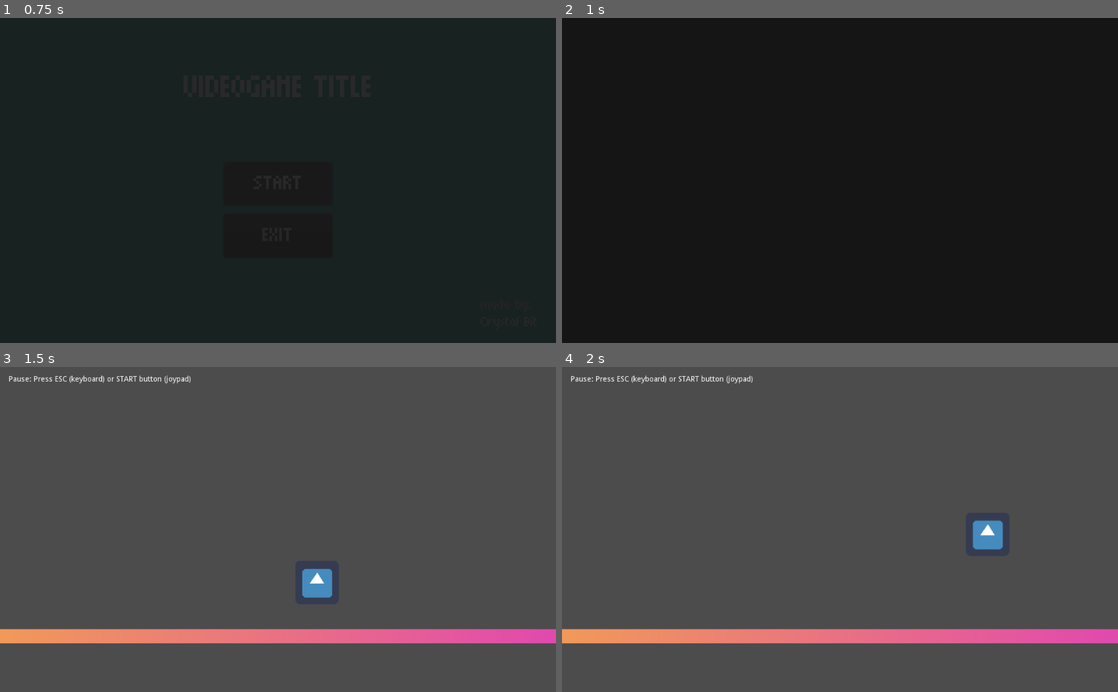
Above: before the commit, frames 1-4 (two rows, left to right).
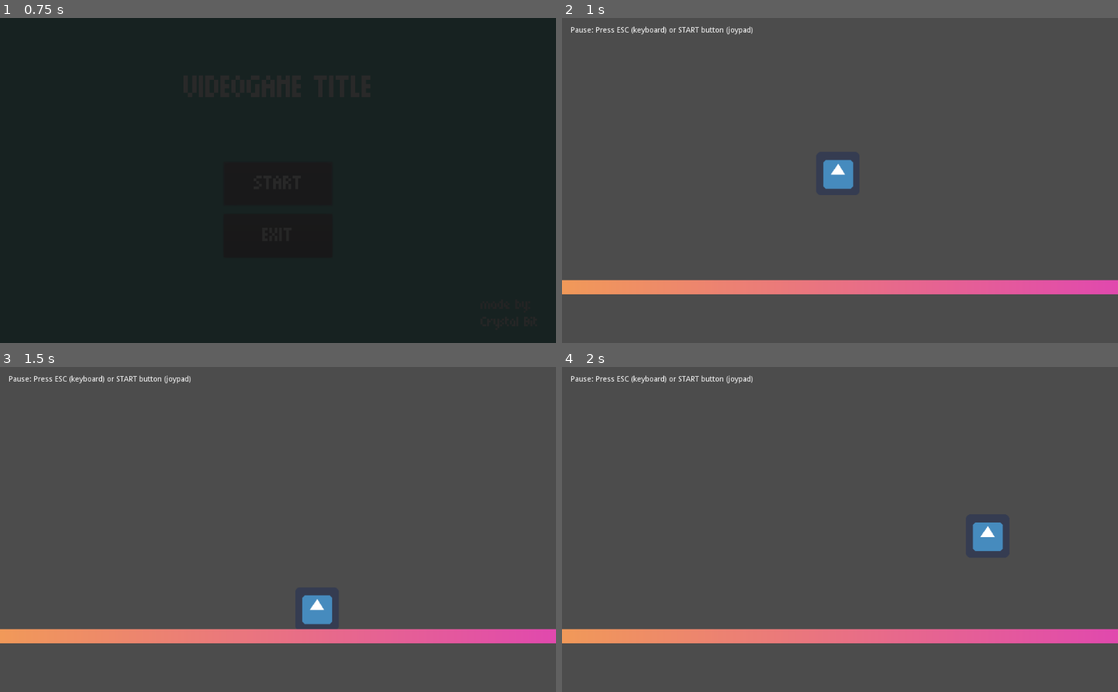
Above: after the commit, the same moments.

Repository: crystal-bit/godot-game-template
Game: Godot game, scene res://scenes/main.tscn
Same seed, same stepped clock (60 frames per second), same inputs: the game is played once before the commit and once after it. The engine's default icon, where the game draws it, is replaced by a stand-in: a white triangle on a blue panel in a dark square.
Inputs:
- Up to frame 1 (0.75 s): click "START" at 0.5 s
- Up to frame 2 (1 s): no input
- Up to frame 3 (1.5 s): hold Right (ui_right) from 1.28 s (still down)
- Up to frame 4 (2 s): keep holding Right (ui_right); tap Up (ui_up) at 1.52 s

Frame 1 is identical in both runs. In frame 2, 100% of the frame differs, in the area x 0-100%, y 0-100%; in frame 3, 0.9%; in frame 4, 0.1%.

Commit message:
First working version

Diff:
--- a/autoload/game.gd
+++ b/autoload/game.gd
@@ -23,7 +23,8 @@
 
 
 func change_scene(new_scene, params= {}):
-	Scenes._change_scene(new_scene, params)
+#	Scenes._change_scene(new_scene, params)
+	Scenes._change_scene_multithread(new_scene, params)
 
 
 func reparent_node(node: Node2D, new_parent, update_transform = true):
--- a/autoload/scenes.gd
+++ b/autoload/scenes.gd
@@ -9,15 +9,18 @@
 const minimum_load_time = 300 #ms
 
 var main: Main
-
-
-func _set_main_node(node: Main):
-	main = node
+var loader
+var wait_frames := 0
+var time_max = 100 # msec
 
 
 func _ready():
 	if main == null:
 		call_deferred("_force_load")
+
+
+func _set_main_node(node: Main):
+	main = node
 
 
 func _force_load():
@@ -36,6 +39,73 @@
 	if played_scene.has_method("start"):
 		played_scene.start()
 	played_scene.owner = main
+
+
+func _change_scene_multithread(new_scene: String, params = {}):
+	var transitions: Transitions = main.transitions
+	loader = ResourceLoader.load_interactive(new_scene)
+	if loader == null: # Check for errors.
+		print("Error while initializing ResourceLoader")
+		return
+	get_tree().paused = true
+	pause_mode = Node.PAUSE_MODE_PROCESS
+	set_process(true)
+	transitions.fade_in()
+	yield(transitions.anim, "animation_finished")
+	wait_frames = 1
+
+
+func _process(delta: float) -> void:
+	if loader == null:
+		# no need to process anymore
+		set_process(false)
+		return
+
+	# Wait for frames to let the "loading" animation show up.
+	if wait_frames > 0:
+		wait_frames -= 1
+		return
+
+	var t = OS.get_ticks_msec()
+	# Use "time_max" to control for how long we block this thread.
+	while OS.get_ticks_msec() < t + time_max:
+		# Poll your loader.
+		var err = loader.poll()
+		if err == ERR_FILE_EOF: # Finished loading.
+			var resource = loader.get_resource()
+			loader = null
+			if main.transitions.playing():
+				yield(main.transitions.anim, "animation_finished")
+			_set_new_scene(resource)
+			break
+		elif err == OK:
+			# update_progress()
+			pass
+		else: # Error during loading.
+			print("Error while loading new scene.")
+			loader = null
+			break
+
+
+func _set_new_scene(resource: PackedScene):
+	var current_scene = get_current_scene_node()
+	current_scene.queue_free()
+	var instanced_scn = resource.instance() # triggers _init
+	main.active_scene_container.add_child(instanced_scn) # triggers _ready
+
+#	var load_time = OS.get_ticks_msec() - loading_start_time # ms
+#	print("{scn} loaded in {elapsed}ms".format({ 'scn': new_scene, 'elapsed': load_time }))
+#	# artificially wait some time in order to have a gentle game transition
+#	if load_time < minimum_load_time:
+#		yield(get_tree().create_timer((minimum_load_time - load_time) / 1000.0), "timeout")
+	var transitions: Transitions = main.transitions
+	transitions.fade_out()
+#	if instanced_scn.has_method("pre_start"):
+#		instanced_scn.pre_start(params)
+	yield(transitions.anim, "animation_finished")
+	get_tree().paused = false
+	if instanced_scn.has_method("start"):
+		instanced_scn.start()
 
 
 func _change_scene(new_scene: String, params= {}):
--- a/scenes/gameplay/pause-layer/pause-layer.tscn
+++ b/scenes/gameplay/pause-layer/pause-layer.tscn
@@ -2,8 +2,6 @@
 
 [ext_resource path="res://assets/fonts/squarebit/squarebit.ttf" type="DynamicFontData" id=1]
 [ext_resource path="res://scenes/gameplay/pause-layer/pause-layer.gd" type="Script" id=2]
-
-
 
 [sub_resource type="DynamicFont" id=1]
 size = 40
